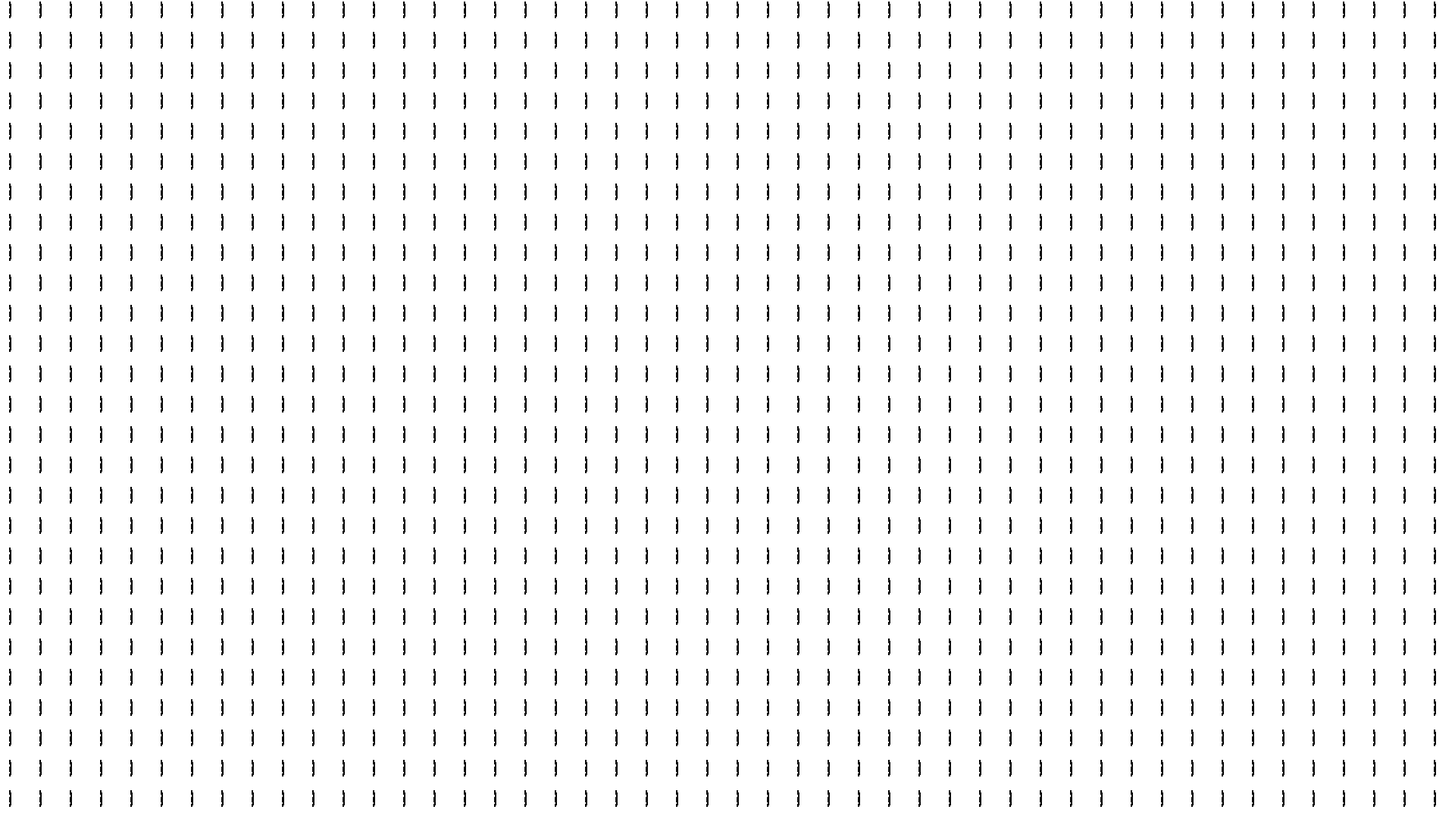
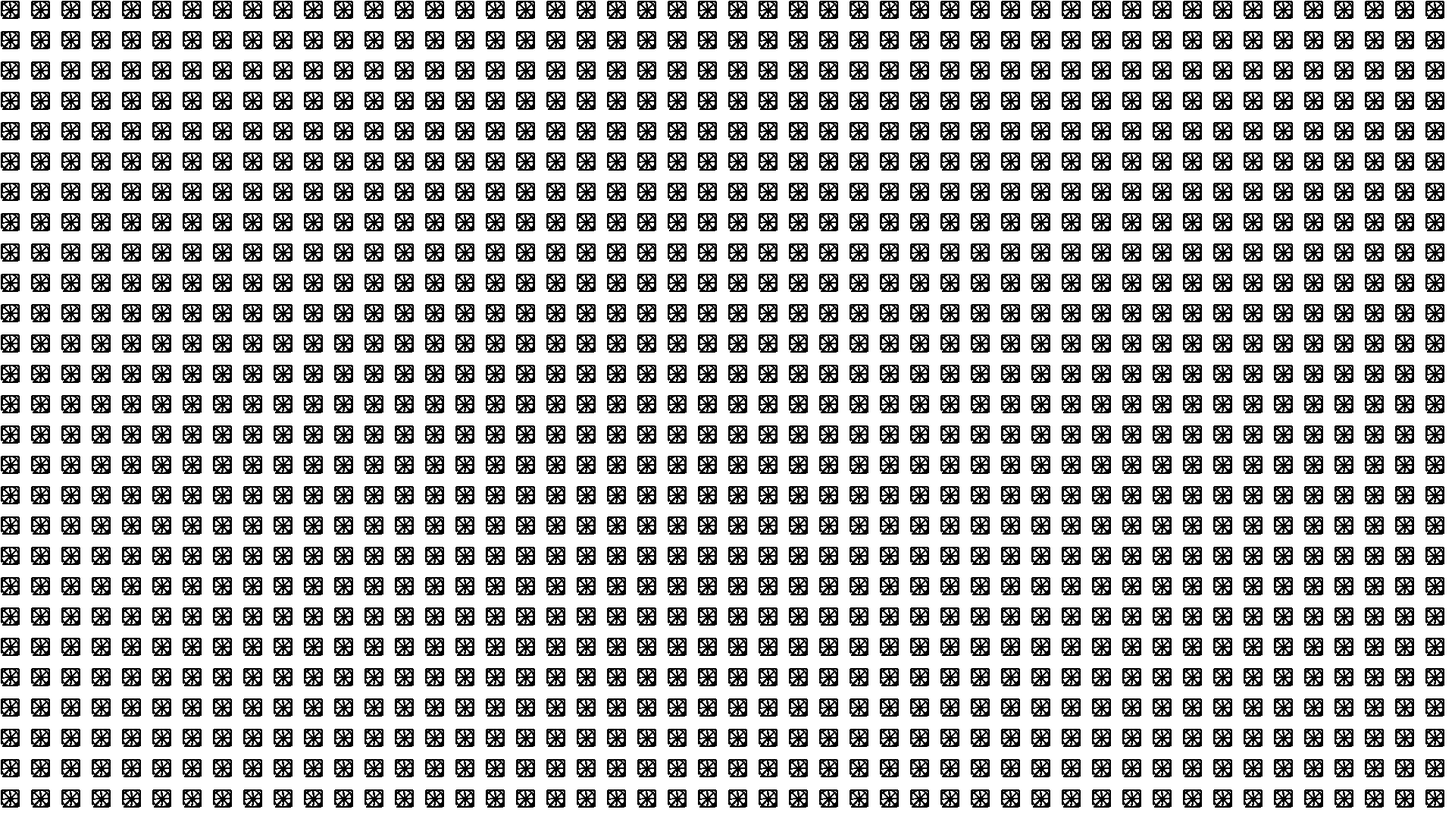
Layered file, before and after one edit (1455 × 819). Changes by layer:
removed layer "Layer 6" over (x1=0, y1=0, x2=1445, y2=808)
added layer "bad" above "good" over (x1=0, y1=0, x2=1445, y2=808)
added layer "good" above "other" over (x1=0, y1=0, x2=1445, y2=808)
added layer "other" above "us" over (x1=2, y1=3, x2=1443, y2=806)
added layer "us" above "you" over (x1=0, y1=1, x2=1444, y2=807)
added layer "you" above "i" over (x1=0, y1=9, x2=1444, y2=800)
added layer "i" above "Background" over (x1=9, y1=1, x2=1437, y2=807)
hid "Background" over (x1=0, y1=0, x2=1445, y2=808)
